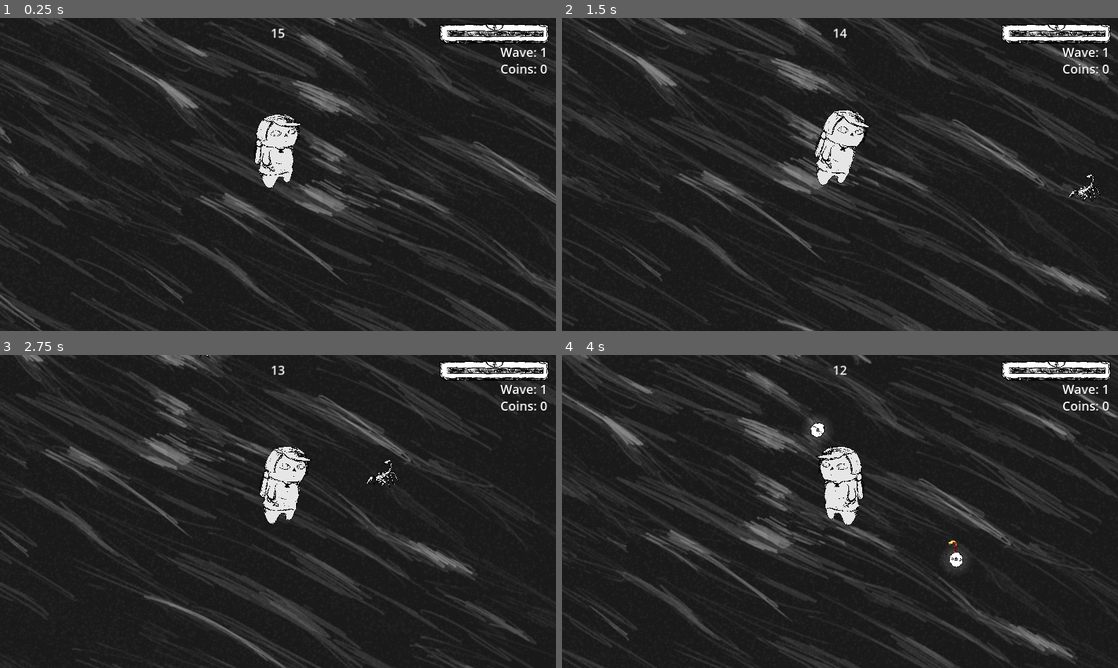
Above: before the commit, frames 1-4 (two rows, left to right).
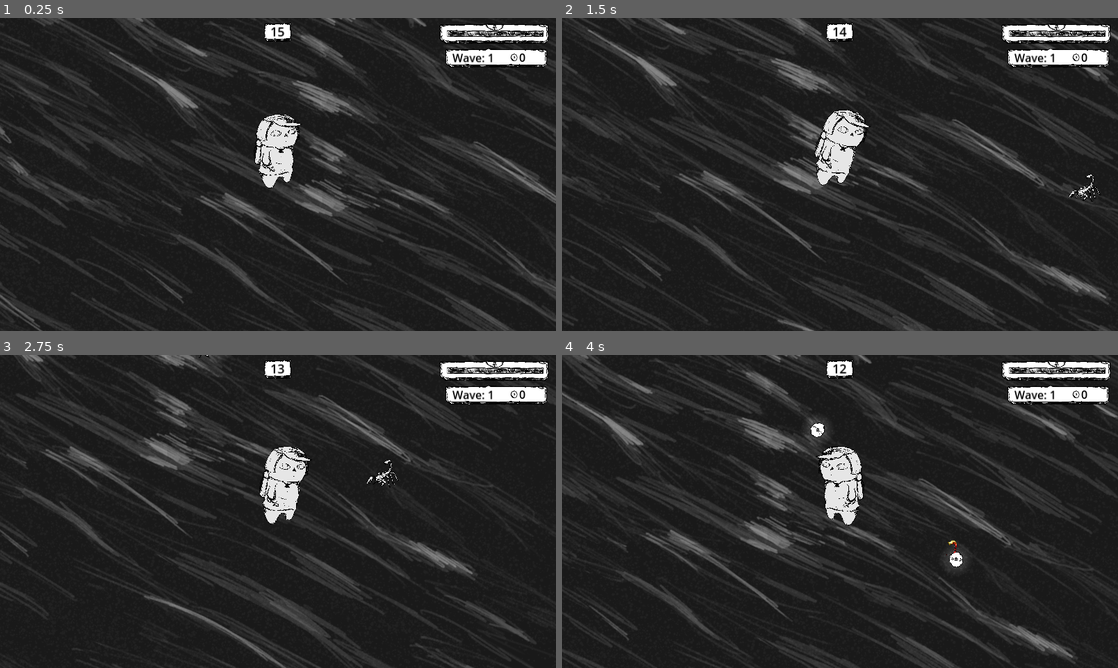
Above: after the commit, the same moments.

Repository: badzianga/johnnys-bazaar-adventure
Game: Godot game, scene res://Scenes/World/test_world.tscn
Two runs of this game, one before a commit and one after it. Both use one fixed random seed, a clock stepped at 60 frames per second and the inputs below.
Inputs:
- Up to frame 1 (0.25 s): no input
- Up to frame 2 (1.5 s): hold D (right) 0.53-1.28 s; tap Space (accept) at 0.6, 1.35 s; hold S (down) from 1.28 s (still down)
- Up to frame 3 (2.75 s): release S (down) at 2.03 s; hold D (right) from 2.03 s (still down); tap Space (accept) at 2.1 s
- Up to frame 4 (4 s): release D (right) at 2.78 s; hold W (up) 2.78-3.53 s; tap Space (accept) at 2.85, 3.6 s; hold A (left) from 3.53 s (still down)

The runs differ from the first frame. In frame 1, 1.3% of the frame differs, in the area x 47-99%, y 1-18%; in frame 2, 1.3%; in frame 3, 1.3%; in frame 4, 1.3%.

Commit message:
Hud visible changes

Diff:
--- a/Singletons/hud.gd
+++ b/Singletons/hud.gd
@@ -24,4 +24,4 @@
 
 
 func set_coins(coins: int) -> void:
-	coins_label.text = "Coins: " + str(coins)
+	coins_label.text = str(coins)
--- a/Singletons/hud.tscn
+++ b/Singletons/hud.tscn
@@ -1,8 +1,10 @@
-[gd_scene load_steps=4 format=3 uid="uid://r20smt45xgmu"]
+[gd_scene load_steps=6 format=3 uid="uid://r20smt45xgmu"]
 
 [ext_resource type="Script" path="res://Singletons/hud.gd" id="1_228s5"]
 [ext_resource type="Texture2D" uid="uid://do1r17rru7ixg" path="res://Assets/HUD/health_bg.png" id="2_4di4x"]
 [ext_resource type="Texture2D" uid="uid://ripu4d6ojmd2" path="res://Assets/HUD/health_bar.png" id="3_2h43a"]
+[ext_resource type="Texture2D" uid="uid://c371cf4ki6bjy" path="res://Assets/HUD/hud_wavencoin.png" id="4_f2hyr"]
+[ext_resource type="Texture2D" uid="uid://vclams5rgvv3" path="res://Assets/HUD/nextwave.png" id="5_qixsy"]
 
 [node name="HUD" type="CanvasLayer"]
 script = ExtResource("1_228s5")
@@ -33,34 +35,26 @@
 texture_progress = ExtResource("3_2h43a")
 texture_progress_offset = Vector2(44, 38)
 
-[node name="TimeLabel" type="Label" parent="Control"]
-layout_mode = 1
-anchors_preset = 5
-anchor_left = 0.5
-anchor_right = 0.5
-offset_left = -640.0
-offset_top = 16.0
-offset_right = 640.0
-offset_bottom = 69.0
-grow_horizontal = 2
-theme_override_colors/font_shadow_color = Color(0, 0, 0, 1)
-theme_override_font_sizes/font_size = 36
-text = "0"
-horizontal_alignment = 1
-vertical_alignment = 2
+[node name="WaveCoinsBackground" type="TextureRect" parent="Control"]
+offset_left = 1280.0
+offset_top = 88.0
+offset_right = 1576.0
+offset_bottom = 144.0
+texture = ExtResource("4_f2hyr")
+expand_mode = 1
 
 [node name="WaveLabel" type="Label" parent="Control"]
 layout_mode = 1
 anchors_preset = 1
 anchor_left = 1.0
 anchor_right = 1.0
-offset_left = -160.0
-offset_top = 72.0
-offset_right = -25.0
-offset_bottom = 125.0
+offset_left = -298.0
+offset_top = 91.0
+offset_right = -163.0
+offset_bottom = 144.0
 grow_horizontal = 0
-theme_override_colors/font_shadow_color = Color(0, 0, 0, 1)
-theme_override_font_sizes/font_size = 36
+theme_override_colors/font_color = Color(0, 0, 0, 1)
+theme_override_font_sizes/font_size = 32
 text = "Wave: 0"
 
 [node name="CoinsLabel" type="Label" parent="Control"]
@@ -68,11 +62,40 @@
 anchors_preset = 1
 anchor_left = 1.0
 anchor_right = 1.0
-offset_left = -160.0
-offset_top = 120.0
-offset_right = -24.0
-offset_bottom = 173.0
+offset_left = -106.0
+offset_top = 90.0
+offset_right = 30.0
+offset_bottom = 143.0
 grow_horizontal = 0
-theme_override_colors/font_shadow_color = Color(0, 0, 0, 1)
+theme_override_colors/font_color = Color(0, 0, 0, 1)
+theme_override_font_sizes/font_size = 32
+text = "0"
+
+[node name="TimeBackground" type="TextureRect" parent="Control"]
+layout_mode = 1
+anchors_preset = 5
+anchor_left = 0.5
+anchor_right = 0.5
+offset_left = -40.0
+offset_top = 14.0
+offset_right = 40.0
+offset_bottom = 70.0
+grow_horizontal = 2
+texture = ExtResource("5_qixsy")
+expand_mode = 1
+
+[node name="TimeLabel" type="Label" parent="Control"]
+layout_mode = 1
+anchors_preset = 5
+anchor_left = 0.5
+anchor_right = 0.5
+offset_left = -36.0
+offset_top = 12.0
+offset_right = 34.0
+offset_bottom = 65.0
+grow_horizontal = 2
+theme_override_colors/font_color = Color(0, 0, 0, 1)
 theme_override_font_sizes/font_size = 36
-text = "Coins: 0"
+text = "0"
+horizontal_alignment = 1
+vertical_alignment = 2
